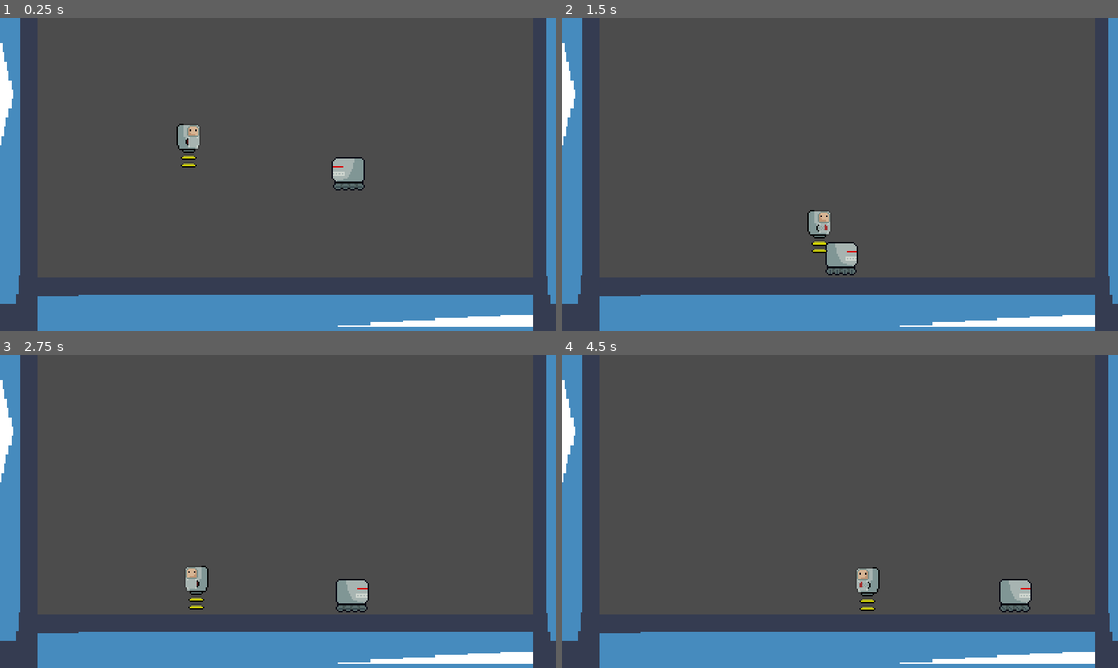
Above: before the commit, frames 1-4 (two rows, left to right).
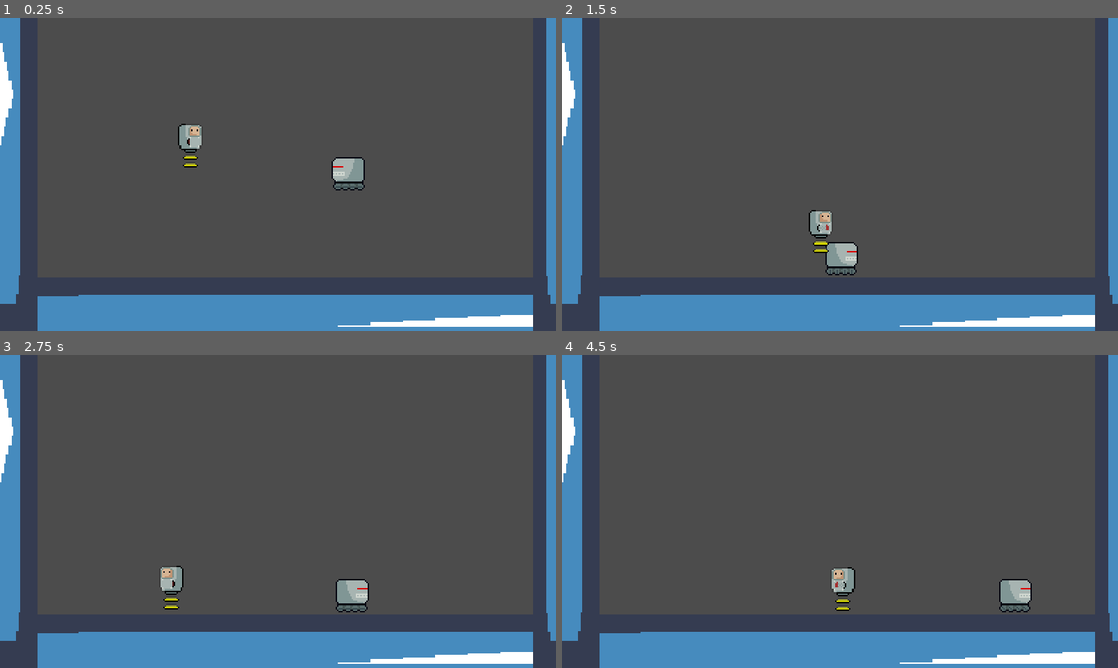
Above: after the commit, the same moments.

Repository: bruhrator420/MAD-Game-Jam-Project
Game: Godot game, scene res://Scenes/Level.tscn
The game is run twice, just before and just after one commit, with the same random seed, the same clock (stepped at 60 frames per second) and the same inputs. The project has no main scene, so this scene is started directly. The engine's default icon, where the game draws it, is replaced by a stand-in: a white triangle on a blue panel in a dark square.
Inputs:
- Up to frame 1 (0.25 s): no input
- Up to frame 2 (1.5 s): hold Right (ui_right) from 0.53 s (still down); tap X (attack) at 0.6, 1.35 s; tap Space (jump) at 0.77 s
- Up to frame 3 (2.75 s): tap Space (jump) at 1.52 s; release Right (ui_right) at 2.03 s; hold Left (ui_left) from 2.03 s (still down); tap X (attack) at 2.1 s
- Up to frame 4 (4.5 s): release Left (ui_left) at 2.78 s; hold Right (ui_right) 2.78-4.28 s; tap X (attack) at 2.85, 3.6, 4.35 s; tap Space (jump) at 3.02, 3.77 s; hold Left (ui_left) from 4.28 s (still down)

The runs differ from the first frame. In frame 1, 0.2% of the frame differs, in the area x 31-37%, y 33-48%; in frame 2, 0.2%; in frame 3, 0.8%; in frame 4, 0.8%, in the area x 48-58%, y 67-82%.

Commit message:
Center player sprites

Diff:
--- a/Project/Scenes/Player.tscn
+++ b/Project/Scenes/Player.tscn
@@ -5,35 +5,35 @@
 
 [sub_resource type="AtlasTexture" id=10]
 atlas = ExtResource( 1 )
-region = Rect2( 0, 32, 35, 32 )
+region = Rect2( 0, 32, 53, 32 )
 
 [sub_resource type="AtlasTexture" id=11]
 atlas = ExtResource( 1 )
-region = Rect2( 0, 32, 35, 32 )
+region = Rect2( 0, 32, 53, 32 )
 
 [sub_resource type="AtlasTexture" id=12]
 atlas = ExtResource( 1 )
-region = Rect2( 35, 32, 35, 32 )
+region = Rect2( 53, 32, 53, 32 )
 
 [sub_resource type="AtlasTexture" id=13]
 atlas = ExtResource( 1 )
-region = Rect2( 70, 32, 35, 32 )
+region = Rect2( 106, 32, 53, 32 )
 
 [sub_resource type="AtlasTexture" id=14]
 atlas = ExtResource( 1 )
-region = Rect2( 0, 0, 35, 32 )
+region = Rect2( 0, 0, 53, 32 )
 
 [sub_resource type="AtlasTexture" id=15]
 atlas = ExtResource( 1 )
-region = Rect2( 35, 0, 35, 32 )
+region = Rect2( 53, 0, 53, 32 )
 
 [sub_resource type="AtlasTexture" id=16]
 atlas = ExtResource( 1 )
-region = Rect2( 70, 0, 35, 32 )
+region = Rect2( 106, 0, 53, 32 )
 
 [sub_resource type="AtlasTexture" id=17]
 atlas = ExtResource( 1 )
-region = Rect2( 105, 0, 35, 32 )
+region = Rect2( 159, 0, 53, 32 )
 
 [sub_resource type="SpriteFrames" id=2]
 animations = [ {
@@ -64,7 +64,6 @@
 script = ExtResource( 2 )
 
 [node name="Sprite" type="AnimatedSprite" parent="."]
-position = Vector2( 8, 0 )
 frames = SubResource( 2 )
 
 [node name="CollisionShape2D" type="CollisionShape2D" parent="."]
Binary file changed: Project/Assets/Sprites/Player.png
